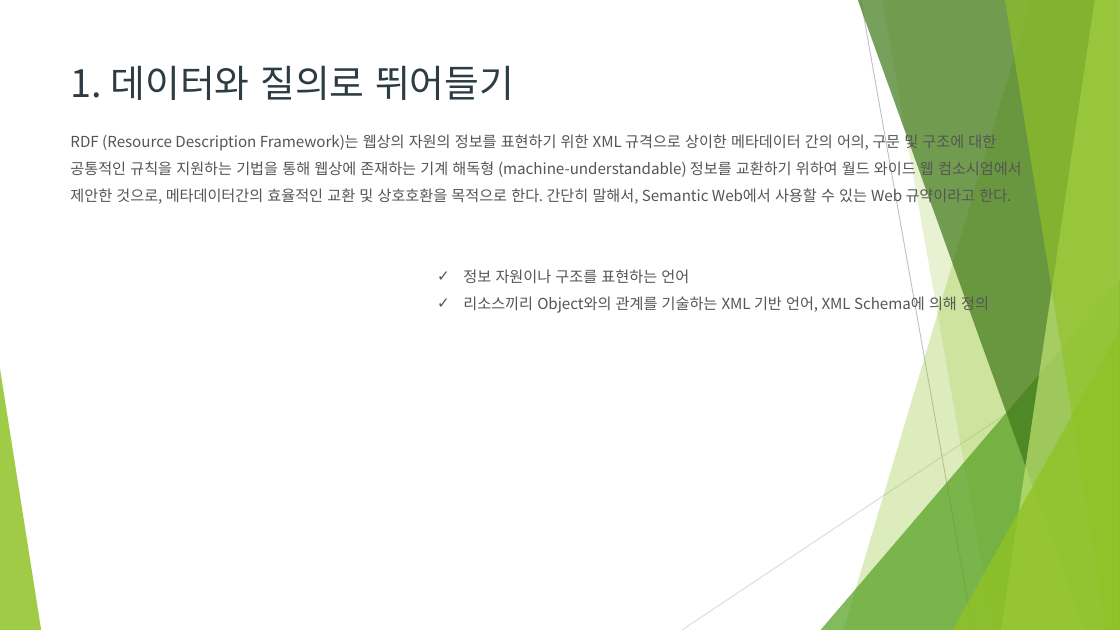
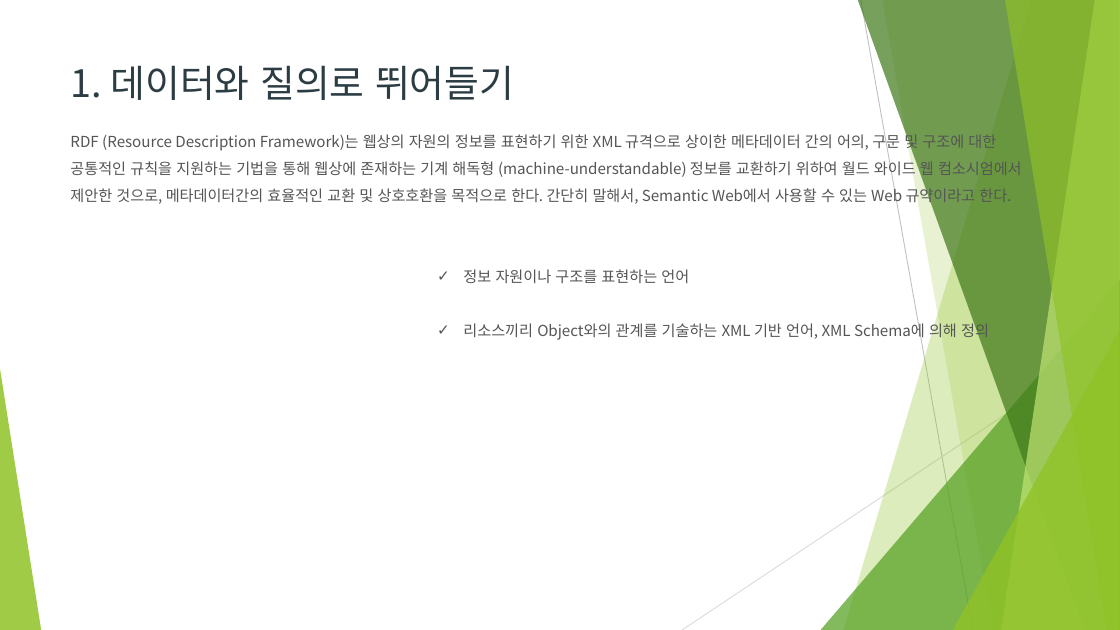
Before and after one commit to Heechul90/SPARQL, a slide deck: slide 3 of study/SPARQL.pptx. Drawn at 1120x630 pixels with LibreOffice and Linux fonts; fonts in the diff are those of the drawing; background and template pictures are left out. Boxes give left, top, right and bottom in pixels: in the first picture for what was removed or moved away, otherwise in the second. Text is boxed around its words. In the diff, an @@ line names an element or a change of style, - is before the commit and + after.

Commit message:
sparql

```diff
--- a/study/SPARQL.pptx
+++ b/study/SPARQL.pptx
@@ text "정보 자원이나 구조를 표현하는 언어" rewrapped from [463, 269, 989, 314] to [463, 269, 989, 341] @@
```
